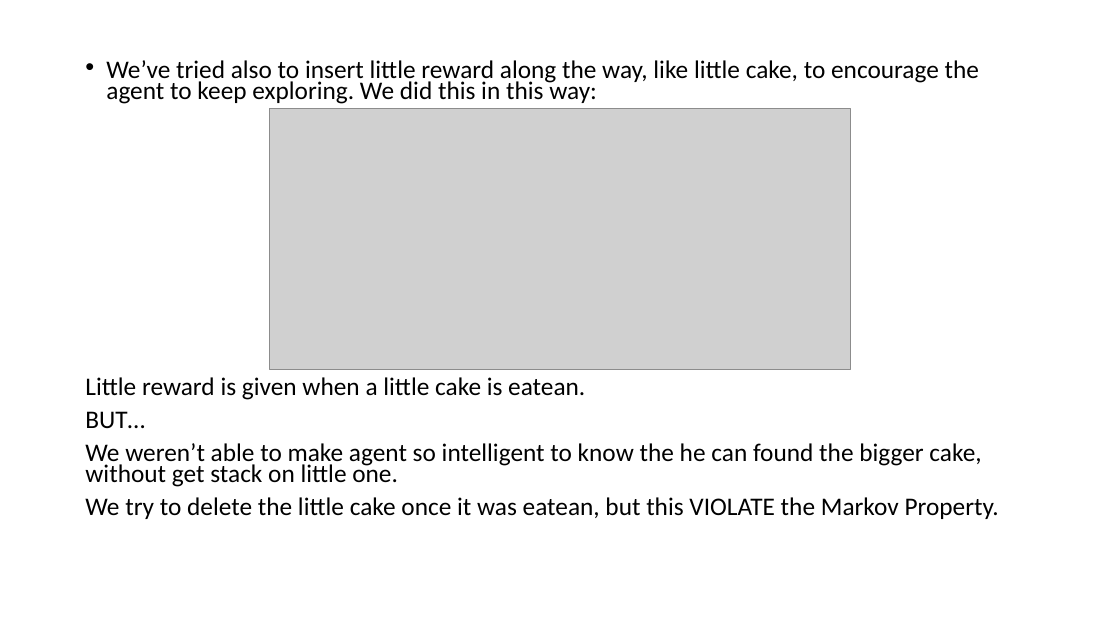
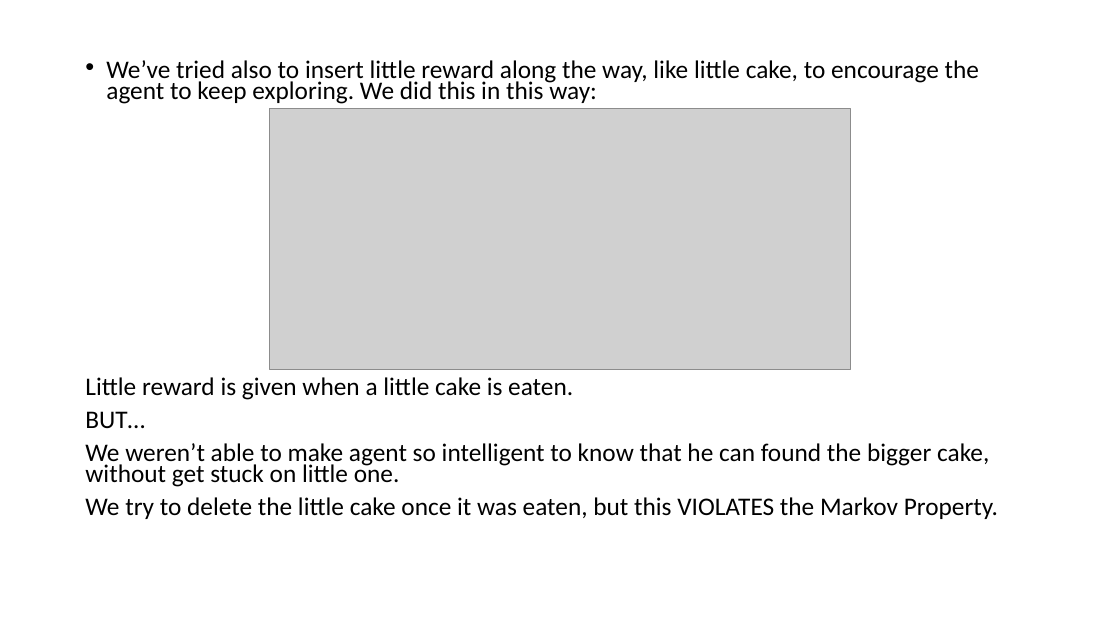
Before and after one commit to mpiffari/ReinforcementLearning2019, a slide deck: slide 23 of Presentation/SDU_SummerSchool_Presentation.pptx (slide 24 before the commit). Drawn at 1120x630 pixels with LibreOffice and Linux fonts; fonts in the diff are those of the drawing; grey boxes stand for pictures. Boxes give left, top, right and bottom in pixels: in the first picture for what was removed or moved away, otherwise in the second. Text is boxed around its words. In the diff, an @@ line names an element or a change of style, - is before the commit and + after.

Commit message:
Complete presentation

```diff
--- a/Presentation/SDU_SummerSchool_Presentation.pptx
+++ b/Presentation/SDU_SummerSchool_Presentation.pptx
@@ text at [85, 377, 573, 400]: text changed @@
-Little reward is given when a little cake is eatean.
+Little reward is given when a little cake is eaten.
@@ text at [85, 443, 998, 519]: text changed @@
-We weren’t able to make agent so intelligent to know the he can found the bigger cake, without get stack on little one.
-We try to delete the little cake once it was eatean, but this VIOLATE the Markov Property.
+We weren’t able to make agent so intelligent to know that he can found the bigger cake, without get stuck on little one.
+We try to delete the little cake once it was eaten, but this VIOLATES the Markov Property.
```
Also in this commit, not shown: 12 other slides changed, 8 slides added, 5 slides removed, 4 other files.
